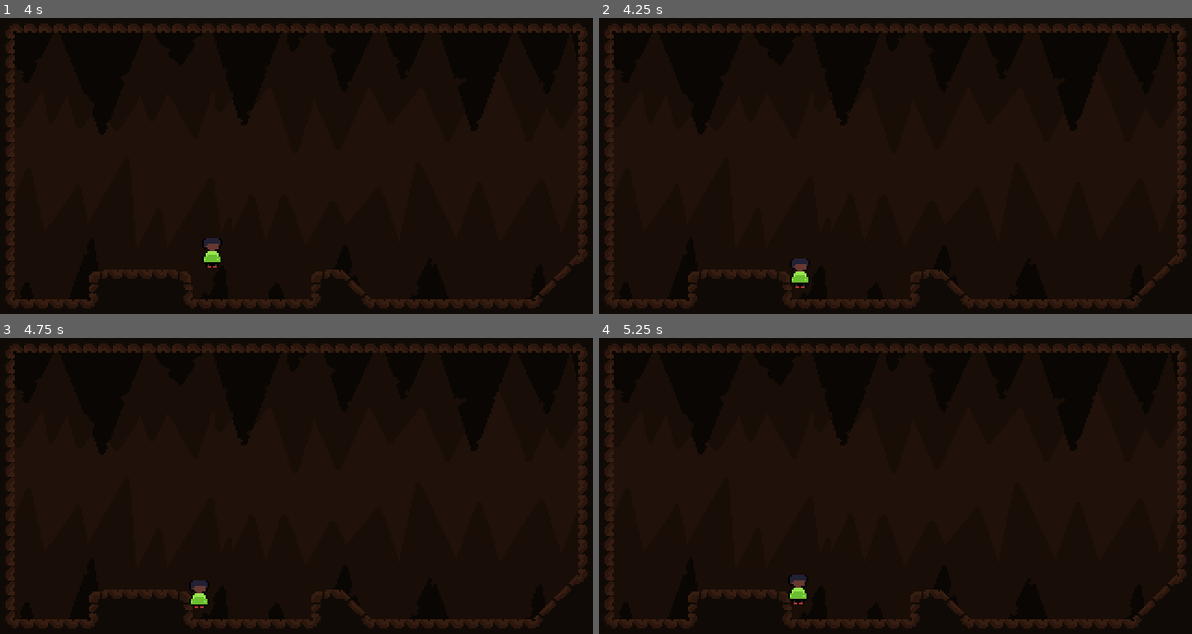
Above: before the commit, frames 1-4 (two rows, left to right).
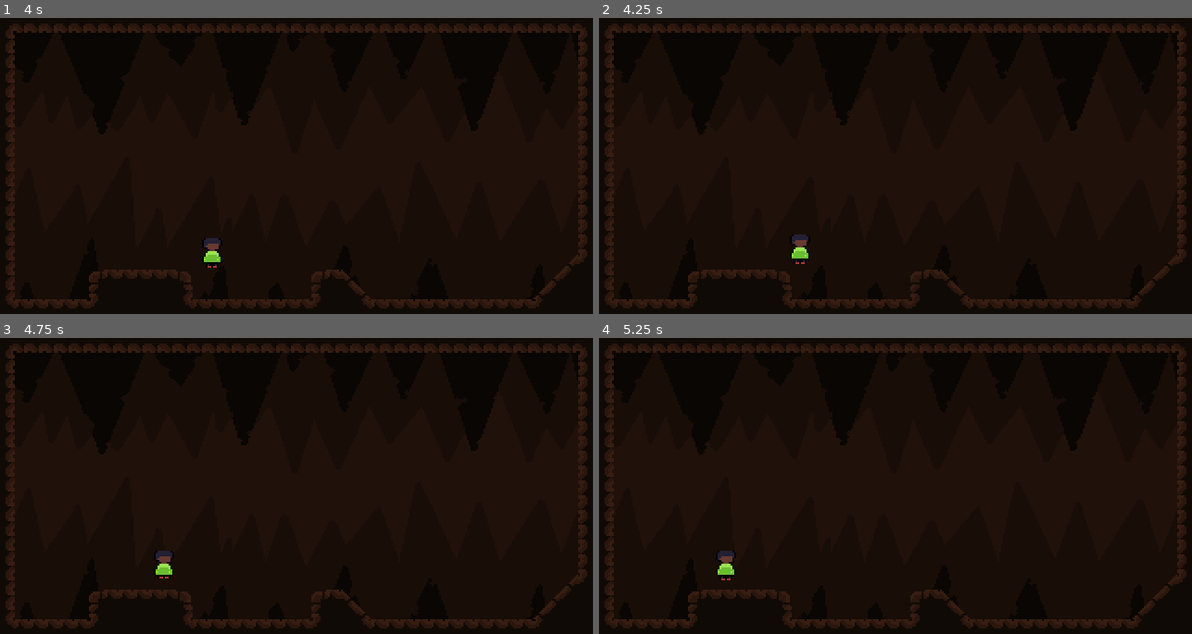
Above: after the commit, the same moments.

Repository: Omegalolchan/Cave_Runner
Game: Godot game, scene res://assets/Scenes/Debug Scene.tscn
The game is run twice, just before and just after one commit, with the same random seed, the same clock (stepped at 60 frames per second) and the same inputs. The project has no main scene, so this scene is started directly.
Inputs:
- Up to frame 1 (4 s): hold Right (moveRight) 0.53-1.28 s; tap C (jump) at 0.6, 0.77, 1.07, 1.52, 1.55, 1.82, 2.1, 3.02, 3.05, 3.32, 3.6, 3.77 s; hold Left (moveLeft) 1.28-2.03 s; tap Down (slide) at 1.35, 2.85 s; hold Right (moveRight) 2.03-3.53 s; hold Left (moveLeft) from 3.53 s (still down)
- Up to frame 2 (4.25 s): keep holding Left (moveLeft); tap C (jump) at 4.07 s
- Up to frame 3 (4.75 s): keep holding Left (moveLeft); tap Down (slide) at 4.35 s; tap C (jump) at 4.52, 4.55 s
- Up to frame 4 (5.25 s): keep holding Left (moveLeft); tap C (jump) at 4.82, 5.1 s

Frame 1 is identical in both runs. In frame 2, 0.4% of the frame differs, in the area x 32-36%, y 73-92%; in frame 3, 0.4%, in the area x 26-35%, y 71-92%; in frame 4, 0.4%.

Commit message:
started working on wall jump

Diff:
--- a/assets/Scripts/PlayerMovement.gd
+++ b/assets/Scripts/PlayerMovement.gd
@@ -32,7 +32,7 @@
 
 func JumpInputPress():
 	jump_input = true
-	if on_floor || current_coyote_time > 0:
+	if on_floor || on_wall:
 		current_jump_time = jump_max_time
 		is_jumping = true
 	current_coyote_time = 0
@@ -57,6 +57,14 @@
 func _physics_process(delta):
 	FPS_DELTA = delta
 	GetInput()
+
+	### Checking Wall collisions, NEEDS TO HAPPEN BEFORE JUMP LOGIC
+	on_wall = false
+	var wall_raycast = raycast(position - Vector2(8,-8), position + Vector2(8,8), true, true)
+	if wall_raycast:
+		if wall_raycast.normal == Vector2(0,0) or wall_raycast.normal == Vector2(-1,0) and !on_floor:
+			on_wall = true
+
 	#region Jump
 	if (jump_input) :
 		current_jump_time -= 1
@@ -71,6 +79,10 @@
 		if current_jump_time == jump_max_time - 1 && jump_turn:
 			added_velocity.x = modulus(added_velocity.x) * direction
 			jump_turn = false
+		if on_wall:
+			position.x += sign(-wall_raycast.position.x + position.x)
+			added_velocity.x += sign(-wall_raycast.position.x + position.x) * FPS_DELTA * -jump_speed / 4
+			pass
 	#endregion
 
 	base_velocity.x = direction * WALK_SPEED
@@ -90,9 +102,6 @@
 		handle_collision(collision)
 		pass
 
-	var wall_raycast = raycast(position - Vector2(8,-8), position + Vector2(8,8), true, true)
-	if wall_raycast:
-		print(wall_raycast.normal)
 
 	on_floor = on_floorUpdate()
 
@@ -128,7 +137,7 @@
 
 func handle_collision(_collision : KinematicCollision2D):
 	#region handling walls
-	if (round(_collision.get_angle(up_direction) * 10) / 10) == 1.6:
+	if (round(_collision.get_angle(up_direction) * 10) / 10) == 1.6 && !is_jumping:
 		velocity.x = 0
 		added_velocity.x = 0
 	#endregion
